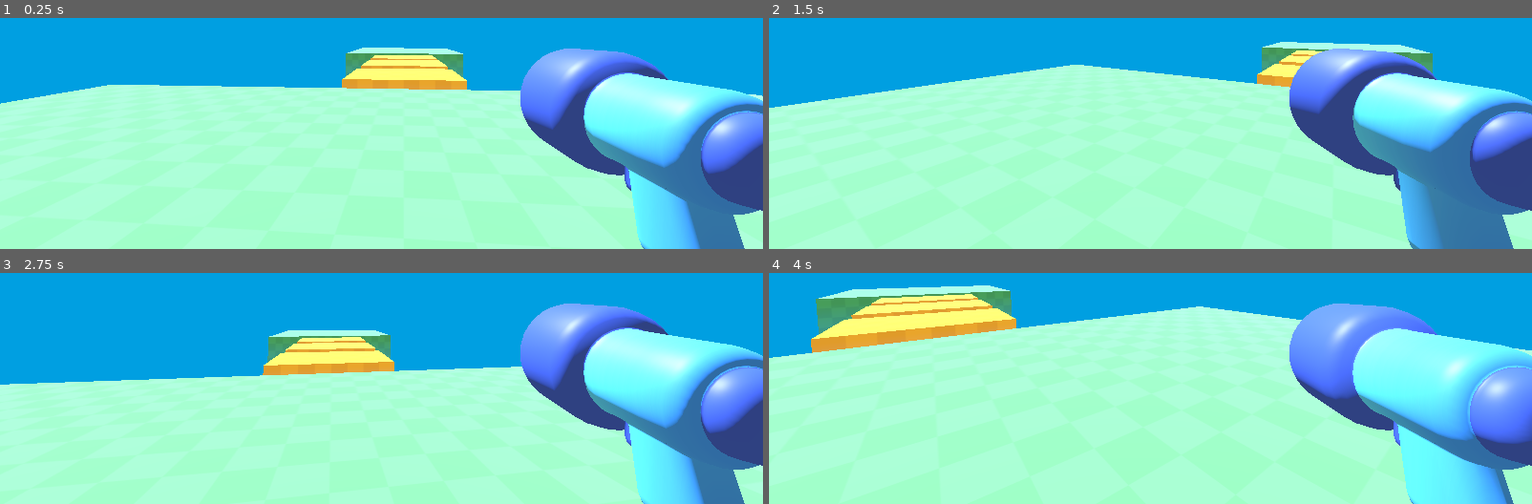
Above: before the commit, frames 1-4 (two rows, left to right).
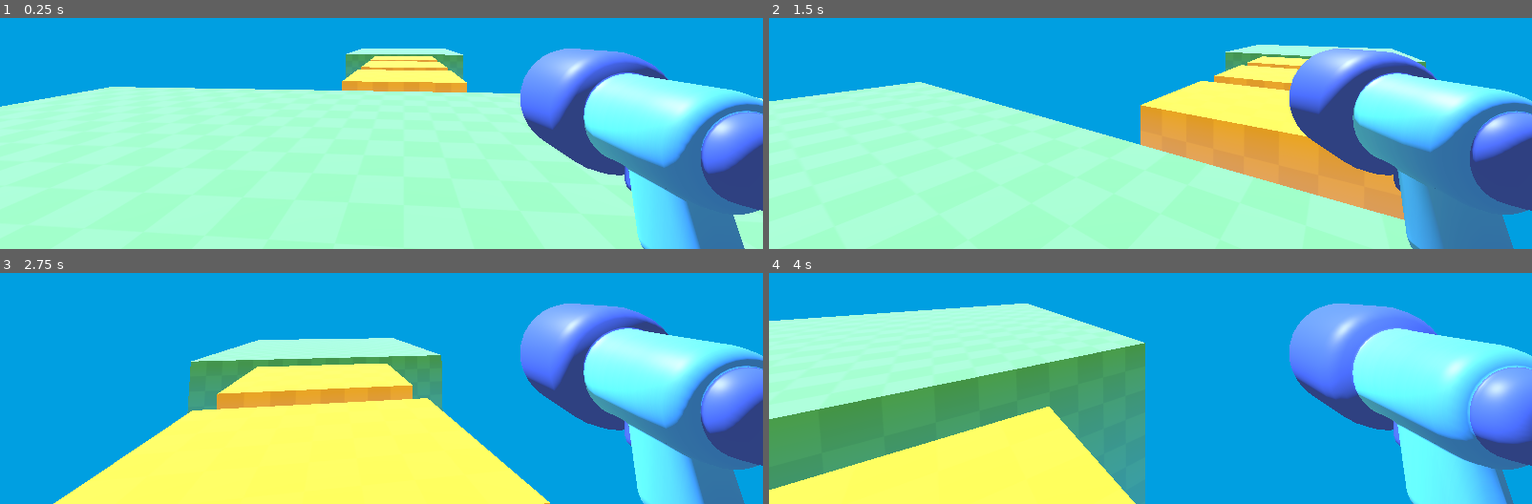
Above: after the commit, the same moments.

Repository: Jhonesp/shooter-godot
Game: Godot game, scene res://level/temporary_level.tscn
Two runs of this game, one before a commit and one after it. Both use one fixed random seed, a clock stepped at 60 frames per second and the inputs below.
Inputs (mouse positions are in pixels of both pictures, inside the frame that each line leads up to):
- Up to frame 1 (0.25 s): no input
- Up to frame 2 (1.5 s): tap Enter at 0.5 s; move the mouse to (1188, 31) at 0.52 s; hold W (move_forward) from 0.53 s (still down); move the mouse to (1112, 36) at 1.27 s
- Up to frame 3 (2.75 s): keep holding W (move_forward); move the mouse to (396, 282) at 2.02 s
- Up to frame 4 (4 s): keep holding W (move_forward); move the mouse to (1142, 296) at 2.77 s; move the mouse to (1203, 293) at 3.52 s

The runs differ from the first frame. In frame 1, 1.3% of the frame differs, in the area x 0-100%, y 12-39%; in frame 2, 18%; in frame 3, 49%; in frame 4, 56%, in the area x 0-100%, y 5-100%.

Commit message:
Update player.gd
added basic movement

Diff:
--- a/player/player.gd
+++ b/player/player.gd
@@ -20,4 +20,9 @@
 
 	var input_direction_3D = Vector3(input_direction_2D.x, 0.0, input_direction_2D.y)
 
-	velocity = input_direction_3D * SPEED
+	var direction = transform.basis * input_direction_3D
+
+	velocity.x = direction.x * SPEED
+	velocity.z = direction.z * SPEED
+
+	move_and_slide()
